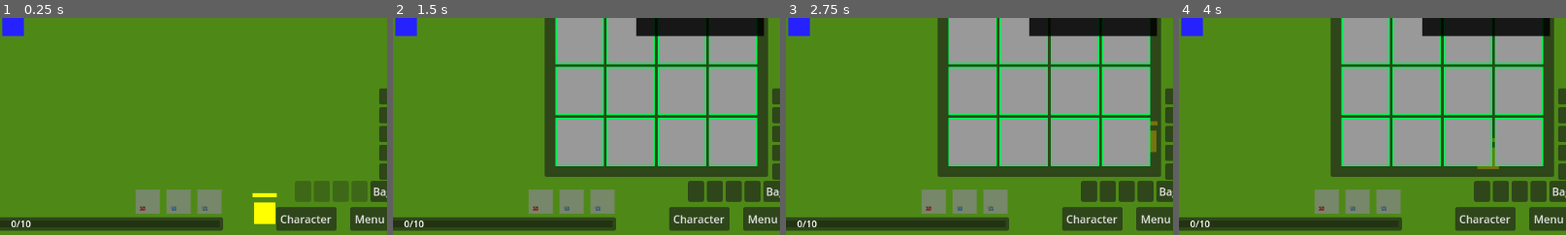
Above: before the commit, frames 1-4 (left to right).
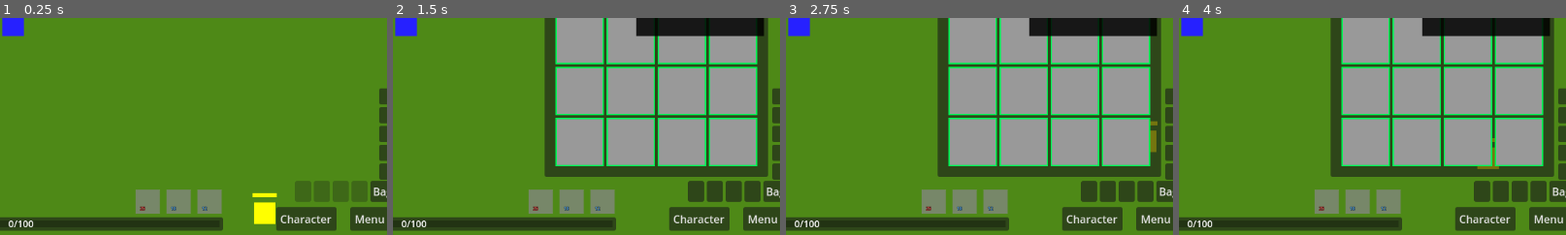
Above: after the commit, the same moments.

Repository: denisshkytko/mmo-mvp-godot
Game: Godot game, scene res://game/scenes/Main.tscn
Two runs of this game, one before a commit and one after it. Both use one fixed random seed, a clock stepped at 60 frames per second and the inputs below. This scene is started directly instead of the project's main scene. The engine's default icon, where the game draws it, is replaced by a stand-in: a white triangle on a blue panel in a dark square.
Inputs (mouse positions are % of the whole screen's width and height, from its top left):
- Up to frame 1 (0.25 s): no input
- Up to frame 2 (1.5 s): click (87, 88) at 0.5 s; click "⋮" at 1.25 s
- Up to frame 3 (2.75 s): click (92, 38) at 2.02 s; type "12" at 2.1 s
- Up to frame 4 (4 s): click "Columns" at 2.75 s; click "Apply" at 3.5 s
The pictures show only the part of the screen within x 48-98%, y 48-98%; the shares and areas given below are measured in that part.

The runs differ from the first frame. In frame 1, 0.2% of the frame differs, in the area x 2-9%, y 93-97%; in frame 2, 0.2%; in frame 3, 0.2%; in frame 4, 0.2%.

Commit message:
Sync xp_to_next on stat recalculation

Diff:
--- a/game/characters/player/components/player_stats.gd
+++ b/game/characters/player/components/player_stats.gd
@@ -60,6 +60,7 @@
 	if p == null:
 		return
 
+	p.xp_to_next = _calc_xp_to_next(p.level)
 	_snapshot = _build_snapshot()
 	_apply_rage_mana_override(_snapshot)
 
